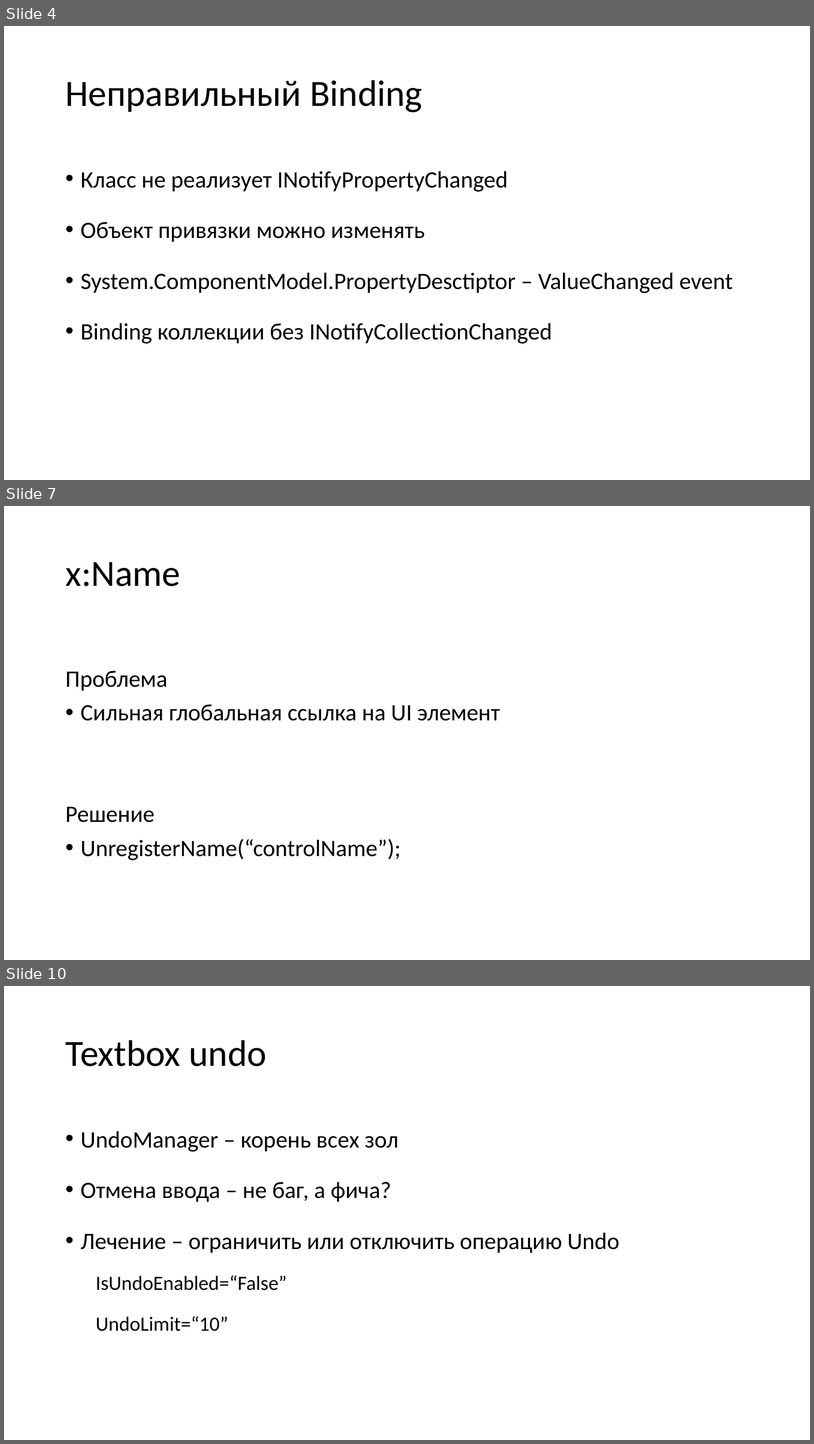
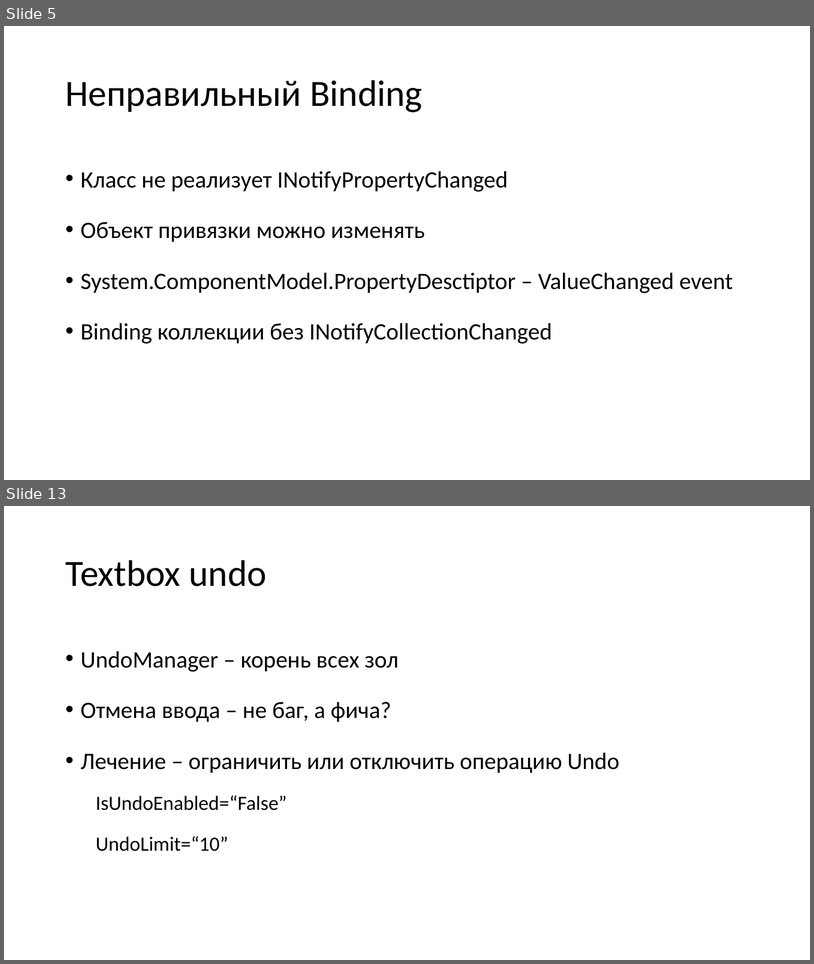
Before and after one commit to Talrandel/MemoryLeak, a slide deck: Утечки памяти.pptx. Shown one above the other, each under a label of ours: slides 4, 7 and 10 before the commit, slides 5 and 13 after it; the slides between them are not shown. The pictures are 814x1444 and 814x964 pixels, drawn with LibreOffice and Linux fonts; fonts in the diff are those of the drawing. Boxes give left, top, right and bottom in pixels: in the first picture for what was removed or moved away, otherwise in the second. Text is boxed around its words. In the diff, an @@ line names an element or a change of style, - is before the commit and + after.

```diff
--- a/Утечки памяти.pptx
+++ b/Утечки памяти.pptx
@@ slide 7 removed at [4,506,810,960], background #FFFFFF @@
@@ title removed at [65,562,180,586] @@
-x:Name
@@ text removed at [65,670,500,860] @@
-Проблема
-• Сильная глобальная ссылка на UI элемент
-Решение
-• UnregisterName(“controlName”);
@@ what was slide 4 is now slide 5 @@
@@ what was slide 10 is now slide 13 @@
```
Also in this commit, not shown: 7 slides changed, 10 slides added, 30 other files.
